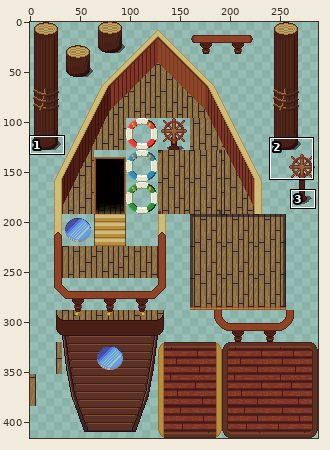
Sprite sheet, stored at tileset/ship/PNG/32x32/ship.png. Above, an overview of the earlier version with the close-up marked.
Close-up. Before the edit:
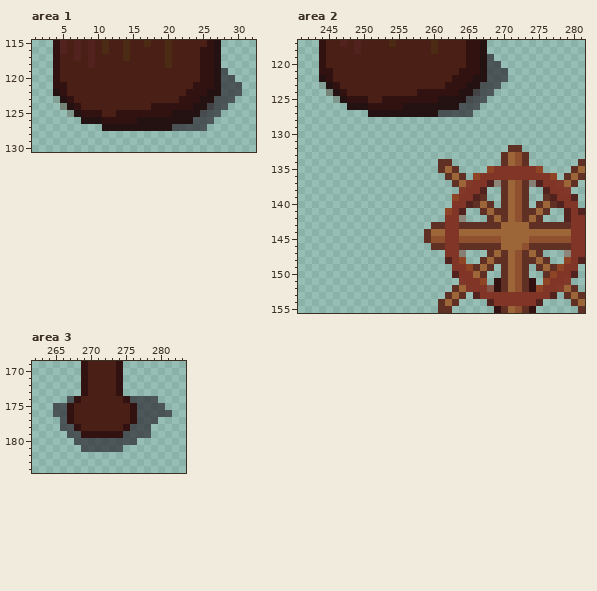
The file is 288x416 pixels. Pixels under 10% opacity are left out. Colours within 5 levels of each other are drawn and written as one. Shown: area 1: x 1..32, y 115..130; area 2: x 241..281, y 117..155; area 3: x 262..283, y 169..184. The commit also changed other parts of the picture, which this record leaves out.
The result:
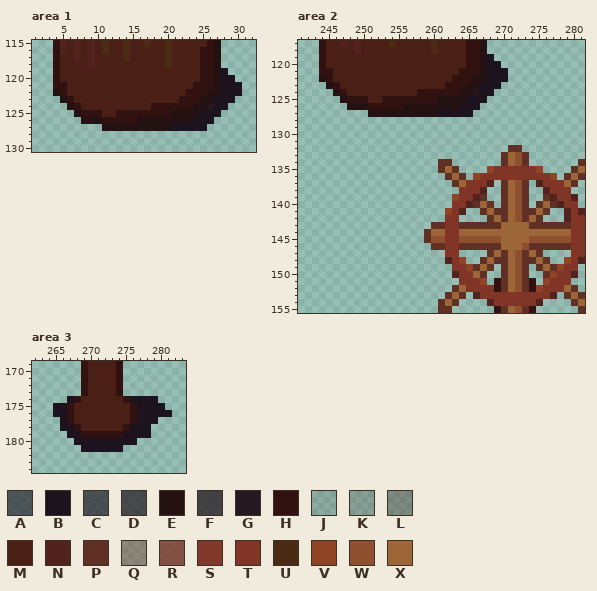
Palette (. is transparent): A #1d131e99  B #1d131e  C #1f131da3  D #22141dad  E #241213  F #24151cba  G #251820  H #311210  J #4a1f161f  K #4a1f1631  L #4a1f1652  M #4a1f16  N #51221e  P #613025  Q #80352668  R #803526c8  S #803526f8  T #803526  U #4b2b13  V #8f4426  W #8f5030  X #9d6639
The edit:
Area 1:
y 119: x 28 A -> B
y 120: x 28..29 AA -> BB
y 121..122: x 28..30 AAA -> BBB
y 123: x 4 J -> .; x 27..29 CAA -> BBB
y 124: x 5 L -> .; x 26..28 FAA -> GBB
y 125: x 6 K -> .; x 25..27 DAA -> BBB
y 126: x 24..26 AAA -> BBB
y 127: x 21..25 CAAAA -> BBBBB
Area 2:
y 119: x 268 A -> B
y 120: x 268..269 AA -> BB
y 121..122: x 268..270 AAA -> BBB
y 123: x 244 J -> .; x 267..269 CAA -> BBB
y 124: x 245 L -> .; x 266..268 FAA -> GBB
y 125: x 246 K -> .; x 265..267 DAA -> BBB
y 126: x 264..266 AAA -> BBB
y 127: x 261..265 CAAAA -> BBBBB
y 137: x 265 S -> T; x 269 Q -> .; x 274 Q -> .; x 278 S -> T
y 138: x 264 S -> T; x 279 S -> T
y 142: x 264 Q -> .
y 147: x 264 Q -> .; x 279 Q -> .
y 151: x 264 S -> T; x 279 S -> T
y 152: x 265 S -> T; x 268 R -> T; x 278 S -> T
Area 3:
y 174: x 267 A -> B; x 276..279 AAAA -> BBBB
y 175: x 265..266 AA -> BB; x 277..280 AAAA -> BBBB
y 176: x 265..266 AA -> BB; x 277..281 AAAAA -> BBBBB
y 177: x 266 A -> B; x 277..279 AAA -> BBB
y 178: x 266..267 AA -> BB; x 276..278 AAA -> BBB
y 179: x 267..268 AA -> BB; x 275..278 AAAA -> BBBB
y 180: x 268..276 AAAAAAAAA -> BBBBBBBBB
y 181: x 269..274 AAAAAA -> BBBBBB
